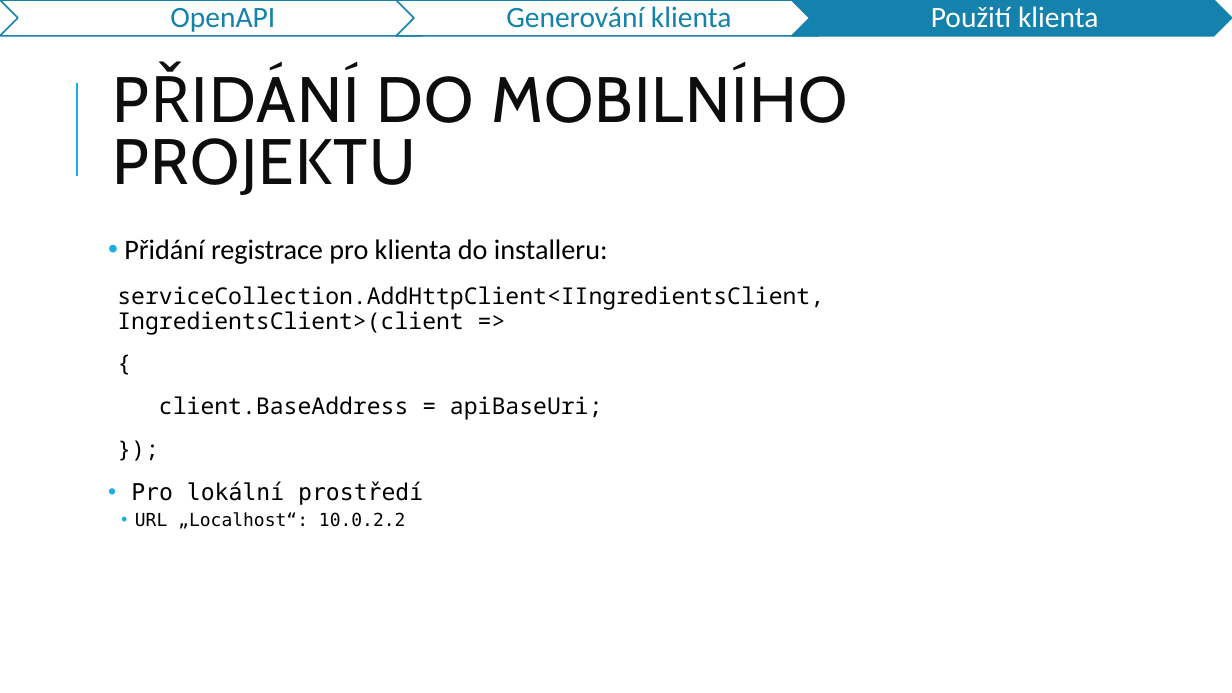
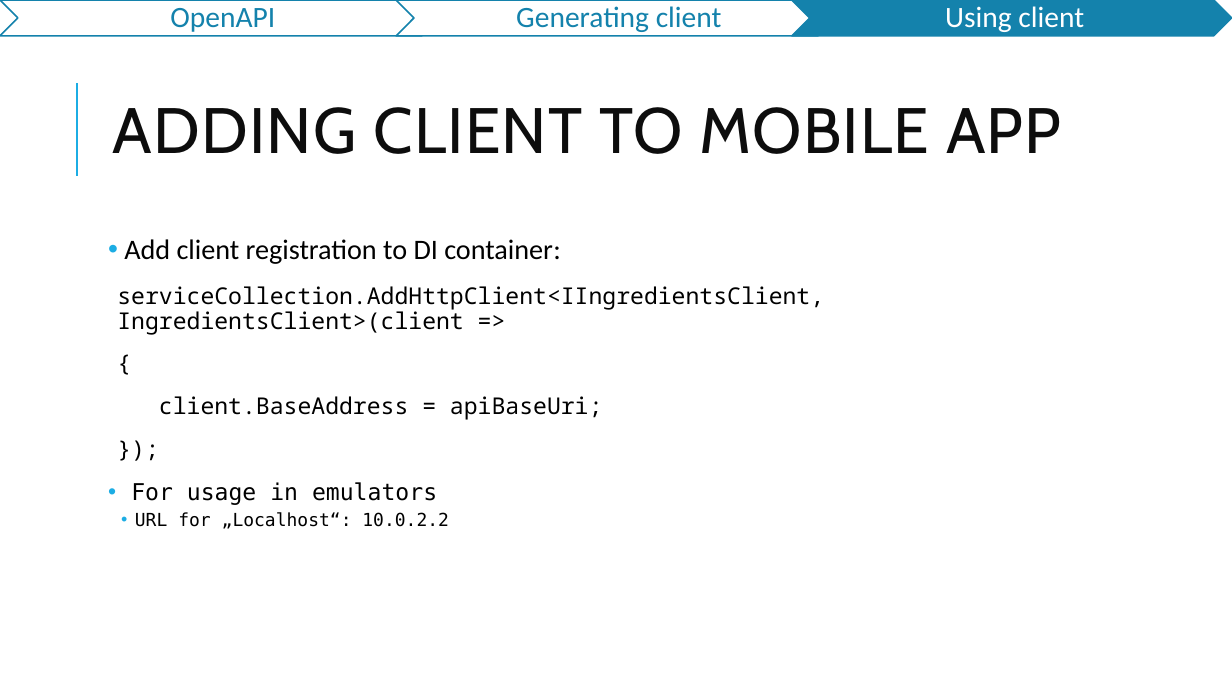
Before and after one commit to jasho/pv239-maui, a slide deck: slide 20 of 06_API/PV239-Xamarin-06_API.pptx. Drawn at 1232x693 pixels with LibreOffice and Linux fonts; fonts in the diff are those of the drawing. Boxes give left, top, right and bottom in pixels: in the first picture for what was removed or moved away, otherwise in the second. Text is boxed around its words. In the diff, an @@ line names an element or a change of style, - is before the commit and + after.

```diff
--- a/06_API/PV239-Xamarin-06_API.pptx
+++ b/06_API/PV239-Xamarin-06_API.pptx
@@ text at <box>516,6,722,32</box>: text changed @@
-Generování klienta
+Generating client
@@ text at <box>945,6,1084,32</box>: text changed @@
-Použití klienta
+Using client
@@ title at <box>113,107,1061,154</box>: text changed @@
-PŘIDÁNÍ DO MOBILNÍHO PROJEKTU
+ADDING CLIENT TO MOBILE APP
@@ text at <box>124,239,561,264</box>: text changed @@
-• Přidání registrace pro klienta do installeru:
+• Add client registration to DI container:
@@ text at <box>131,482,449,529</box>: text changed @@
-• Pro lokální prostředí
-  • URL „Localhost“: 10.0.2.2
+• For usage in emulators
+  • URL for „Localhost“: 10.0.2.2
```
Also in this commit, not shown: 18 other slides changed, 3 slides removed, 1 other file.
